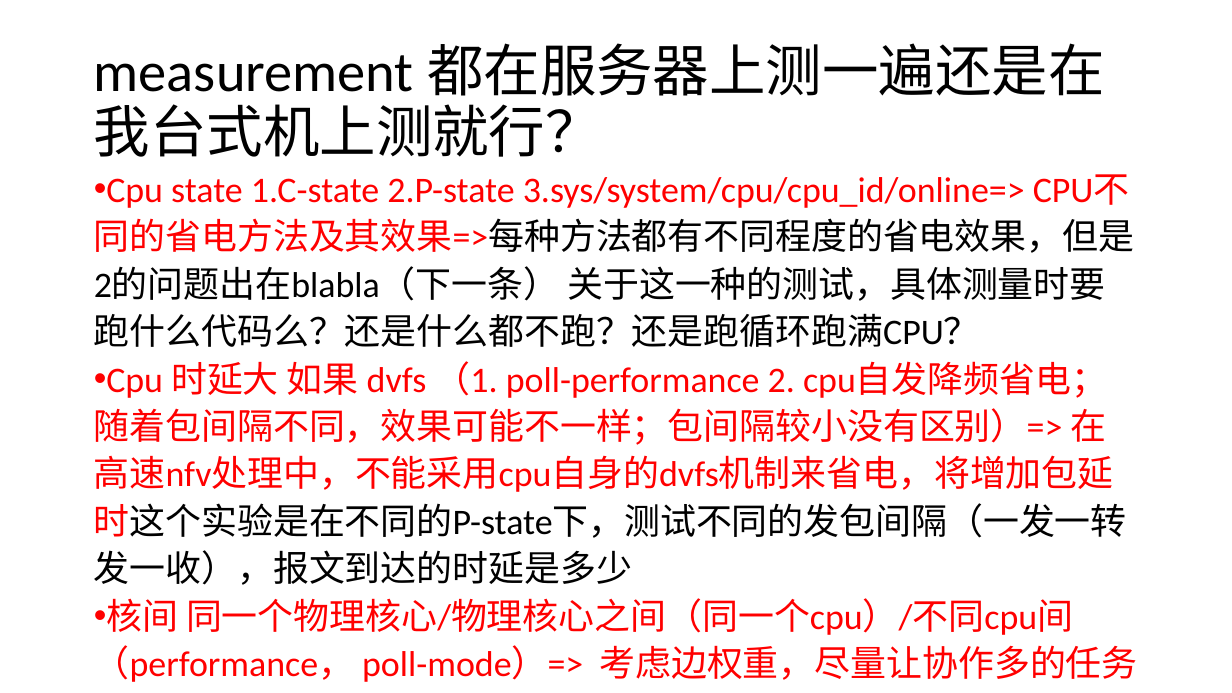
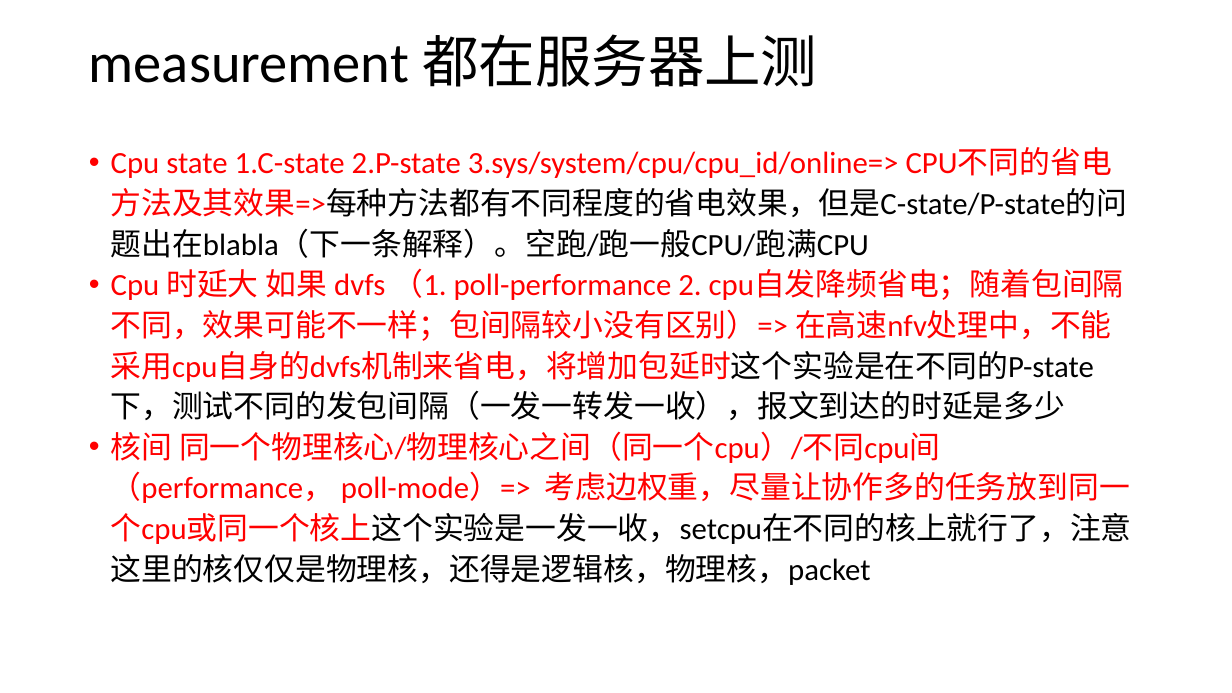
Before and after one commit to frankyoung0305/powerSave, a slide deck: slide 6 of paper_preparation/vnfmotion.pptx. Drawn at 1232x693 pixels with LibreOffice and Linux fonts; fonts in the diff are those of the drawing. Boxes give left, top, right and bottom in pixels: in the first picture for what was removed or moved away, otherwise in the second. Text is boxed around its words. In the diff, an @@ line names an element or a change of style, - is before the commit and + after.

```diff
--- a/paper_preparation/vnfmotion.pptx
+++ b/paper_preparation/vnfmotion.pptx
@@ text at box(89, 34, 817, 87): text changed @@
-measurement 都在服务器上测一遍还是在我台式机上测就行？
+measurement 都在服务器上测
@@ text "Cpu state 1.C-state 2.P-state 3.sys/system/cpu/cpu_id/online ...": place and size @@
-text "Cpu state 1.C-state 2.P-state 3.sys/system/cpu/cpu_id/online ..." at box(94, 177, 1137, 682)
+text "Cpu state 1.C-state 2.P-state 3.sys/system/cpu/cpu_id/online ..." at box(111, 151, 1132, 585)
@@ text at box(111, 151, 1127, 258): text changed; size 28 to 24 pt; text colour #000000 to #FF0000 @@
-• Cpu state 1.C-state 2.P-state 3.sys/system/cpu/cpu_id/online=> CPU不同的省电方法及其效果=>每种方法都有不同程度的省电效果，但是2的问题出在blabla（下一条） 关于这一种的测试，具体测量时要跑什么代码么？还是什么都不跑？还是跑循环跑满CPU？
+• Cpu state 1.C-state 2.P-state 3.sys/system/cpu/cpu_id/online=> CPU不同的省电方法及其效果=>每种方法都有不同程度的省电效果，但是C-state/P-state的问题出在blabla（下一条解释）。空跑/跑一般CPU/跑满CPU
@@ text at box(111, 268, 1132, 585): size 28 to 24 pt in "Cpu 时延大 如果 dvfs （1. poll-performance 2. ...", "核间 同一个物理核心/物理核心之间（同一个cpu）/不同cpu间 （performance， poll-mode）=>  ..." @@
```
Also in this commit, not shown: 1 other slide changed, 49 other files.
